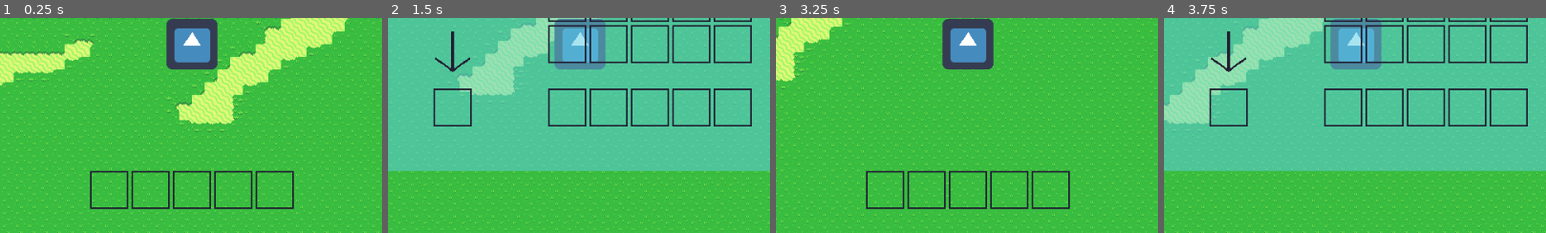
Above: before the commit, frames 1-4 (left to right).
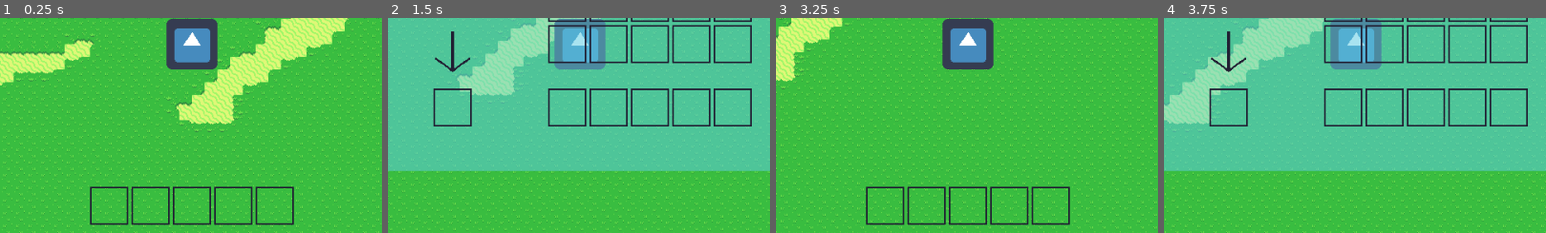
Above: after the commit, the same moments.

Repository: DobryPpz/LeftOnSite
Game: Godot game, scene res://src/Gra.tscn
The game is run twice, just before and just after one commit, with the same random seed, the same clock (stepped at 60 frames per second) and the same inputs. The engine's default icon, where the game draws it, is replaced by a stand-in: a white triangle on a blue panel in a dark square.
Inputs (mouse positions are % of the whole screen's width and height, from its top left):
- Up to frame 1 (0.25 s): no input
- Up to frame 2 (1.5 s): tap Enter at 0.5 s; move the mouse to (72, 45) at 0.52 s; hold D (right) 0.53-1.28 s; hold Space (space) 0.53-1.28 s; tap Q (q) at 0.6 s; move the mouse to (30, 55) at 1.27 s; hold S (down) from 1.28 s (still down); tap Space (space) at 1.35 s
- Up to frame 3 (3.25 s): tap Q (q) at 1.55, 2.1, 3.05 s; move the mouse to (60, 28) at 2.02 s; release S (down) at 2.03 s; hold D (right) 2.03-2.78 s; hold Space (space) 2.03-2.78 s; move the mouse to (45, 70) at 2.77 s; hold W (up) from 2.78 s (still down); tap Space (space) at 2.85 s
- Up to frame 4 (3.75 s): move the mouse to (80, 65) at 3.52 s; release W (up) at 3.53 s; hold A (left) from 3.53 s (still down); hold Space (space) from 3.53 s (still down); tap Q (q) at 3.6 s
The pictures show only the part of the screen within x 25-75%, y 44-94%; the shares and areas given below are measured in that part.

The runs differ from the first frame. In frame 1, 2.9% of the frame differs, in the area x 23-77%, y 70-97%; in frame 2, nothing differs; in frame 3, 2.9%; in frame 4, nothing differs.

Commit message:
pasek szybkiego dostępu(ulepszony ale jeszcze bez umieszczania przedmiotów w ręce)

Diff:
--- a/pliki gry/src/Pasek.gd
+++ b/pliki gry/src/Pasek.gd
@@ -2,4 +2,9 @@
 
 
 func _ready():
-	position += Vector2(-128,160)
+	position += Vector2(-128,180)
+	for i in range(0,5):
+		if(zawart_ekwipunku.sloty[1][i][0] != null):
+			$grid.get_child(i).get_child(0).set_texture(load(zawart_ekwipunku.sloty[1][i][0]))
+			$grid.get_child(i).get_child(0).position += Vector2(24,24)
+			$grid.get_child(i).get_child(1).set_text(str(zawart_ekwipunku.sloty[1][i][1]))
--- a/pliki gry/src/Pasek.tscn
+++ b/pliki gry/src/Pasek.tscn
@@ -27,8 +27,10 @@
 [node name="Sprite" type="Sprite" parent="grid/slot1"]
 
 [node name="Label" type="Label" parent="grid/slot1"]
-margin_right = 40.0
-margin_bottom = 14.0
+margin_left = 24.0
+margin_top = 34.0
+margin_right = 48.0
+margin_bottom = 48.0
 __meta__ = {
 "_edit_use_anchors_": false
 }
@@ -51,8 +53,10 @@
 [node name="Sprite" type="Sprite" parent="grid/slot2"]
 
 [node name="Label" type="Label" parent="grid/slot2"]
-margin_right = 40.0
-margin_bottom = 14.0
+margin_left = 22.0
+margin_top = 34.0
+margin_right = 47.0
+margin_bottom = 48.0
 __meta__ = {
 "_edit_use_anchors_": false
 }
@@ -75,8 +79,10 @@
 [node name="Sprite" type="Sprite" parent="grid/slot3"]
 
 [node name="Label" type="Label" parent="grid/slot3"]
-margin_right = 40.0
-margin_bottom = 14.0
+margin_left = 24.0
+margin_top = 34.0
+margin_right = 48.0
+margin_bottom = 48.0
 __meta__ = {
 "_edit_use_anchors_": false
 }
@@ -99,8 +105,10 @@
 [node name="Sprite" type="Sprite" parent="grid/slot4"]
 
 [node name="Label" type="Label" parent="grid/slot4"]
-margin_right = 40.0
-margin_bottom = 14.0
+margin_left = 20.0
+margin_top = 34.0
+margin_right = 46.0
+margin_bottom = 48.0
 __meta__ = {
 "_edit_use_anchors_": false
 }
@@ -123,8 +131,10 @@
 [node name="Sprite" type="Sprite" parent="grid/slot5"]
 
 [node name="Label" type="Label" parent="grid/slot5"]
-margin_right = 40.0
-margin_bottom = 14.0
+margin_left = 24.0
+margin_top = 34.0
+margin_right = 48.0
+margin_bottom = 48.0
 __meta__ = {
 "_edit_use_anchors_": false
 }
--- a/pliki gry/src/Pickable.gd
+++ b/pliki gry/src/Pickable.gd
@@ -27,6 +27,10 @@
 		if(miejsce != null):
 			zawart_ekwipunku.sloty[miejsce[0]][miejsce[1]][0] = path_texture
 			zawart_ekwipunku.sloty[miejsce[0]][miejsce[1]][1] += 1
+			get_tree().get_root().get_node("Gra/Gracz/Pasek").free()
+			var pasek = load("res://src/Pasek.tscn")
+			pasek = pasek.instance()
+			get_tree().get_root().get_node("Gra/Gracz").add_child(pasek)
 #			print(zawart_ekwipunku.sloty[miejsce[0]][miejsce[1]][0]," ",zawart_ekwipunku.sloty[miejsce[0]][miejsce[1]][1])
 			free()
 		#tutaj odbywa się dodanie itema do ekwipunku
Binary file added: pliki gry/grafika_crafting/kilof_kamien.png
Not shown, added: pliki gry/grafika_crafting/kilof_kamien.png.import
Binary file added: pliki gry/grafika_crafting/siekiera_kamien.png
Not shown, added: pliki gry/grafika_crafting/siekiera_kamien.png.import
Not shown, added: .~lock.problemy.odt#
